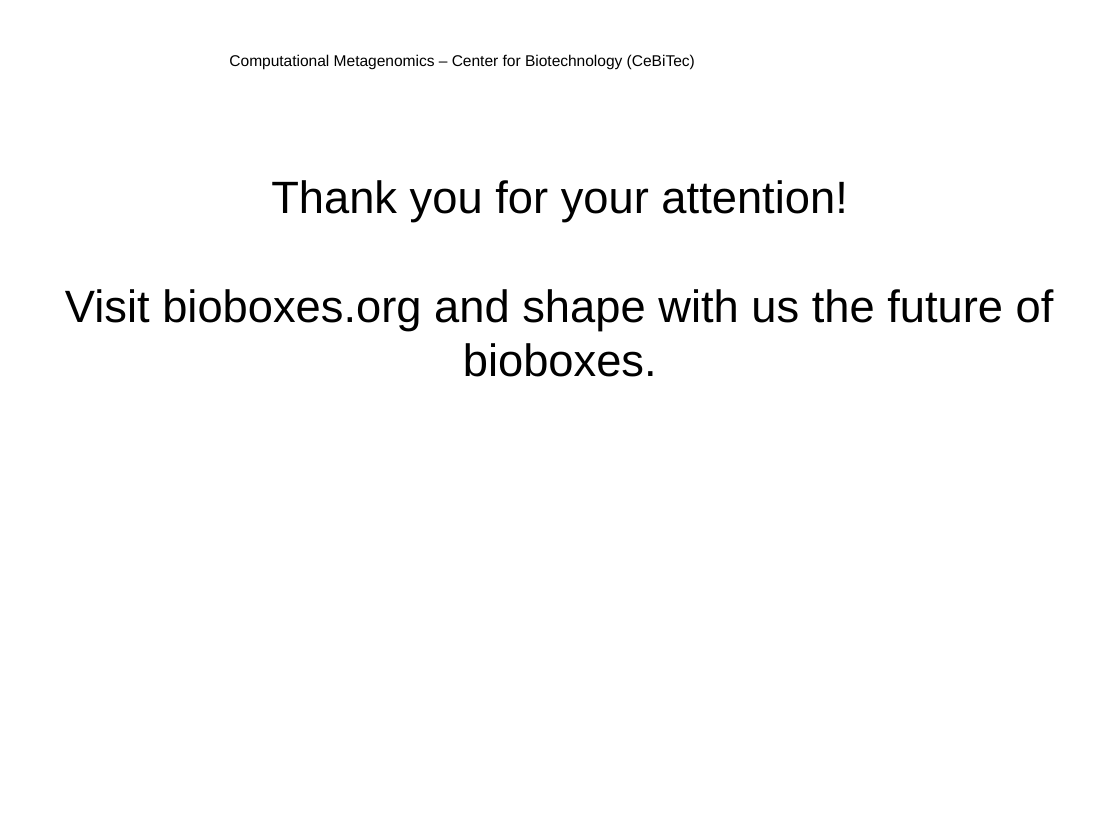
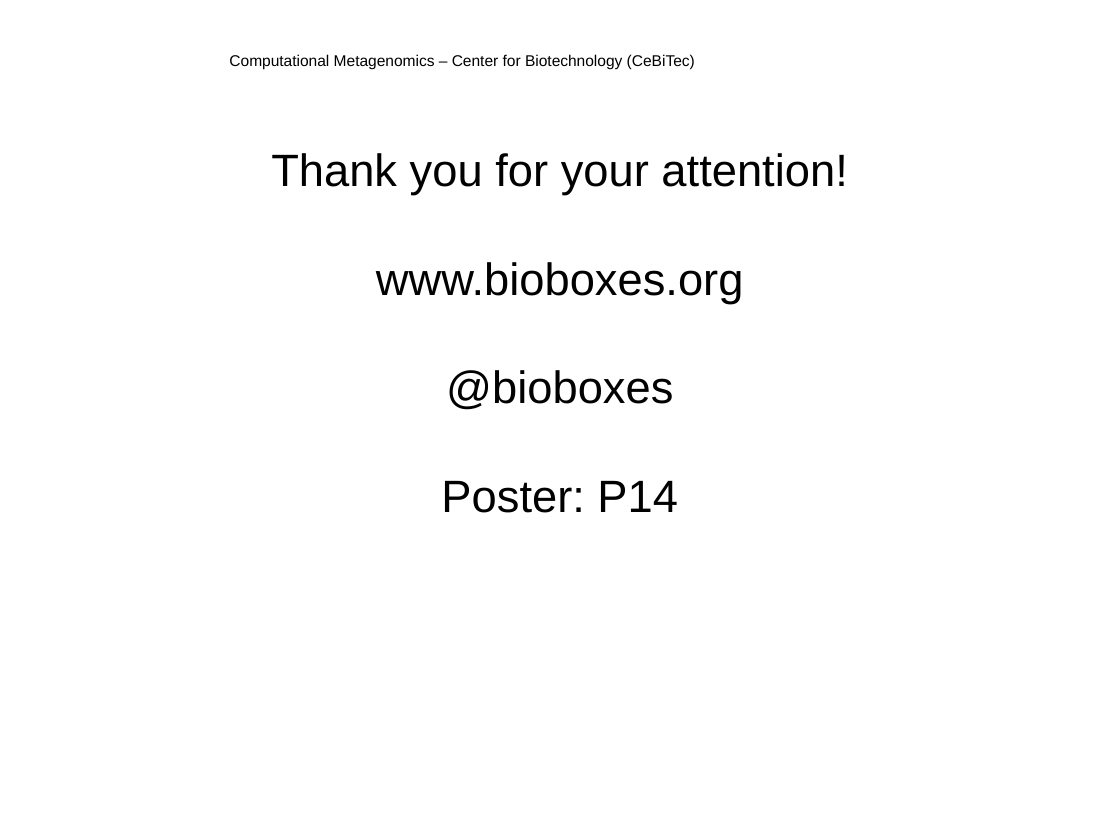
Before and after one commit to bioboxes/abstracts, a slide deck: slide 7 of abstracts/bosc_2015/talk.odp. Drawn at 1120x840 pixels with LibreOffice and Linux fonts; fonts in the diff are those of the drawing; background and template pictures are left out. Boxes give left, top, right and bottom in pixels: in the first picture for what was removed or moved away, otherwise in the second. Text is boxed around its words. In the diff, an @@ line names an element or a change of style, - is before the commit and + after.

```diff
--- a/abstracts/bosc_2015/talk.odp
+++ b/abstracts/bosc_2015/talk.odp
@@ subtitle "Thank you for your attention!": place and size @@
-subtitle "Thank you for your attention!" at [65, 180, 1054, 377]
+subtitle "Thank you for your attention!" at [271, 153, 847, 513]
@@ subtitle at [376, 262, 744, 513]: text changed @@
-Visit bioboxes.org and shape with us the future of bioboxes.
+www.bioboxes.org
+@bioboxes
+Poster: P14
```
Also in this commit, not shown: 3 other slides changed, 1 slide added, 1 slide removed, 1 other file.
